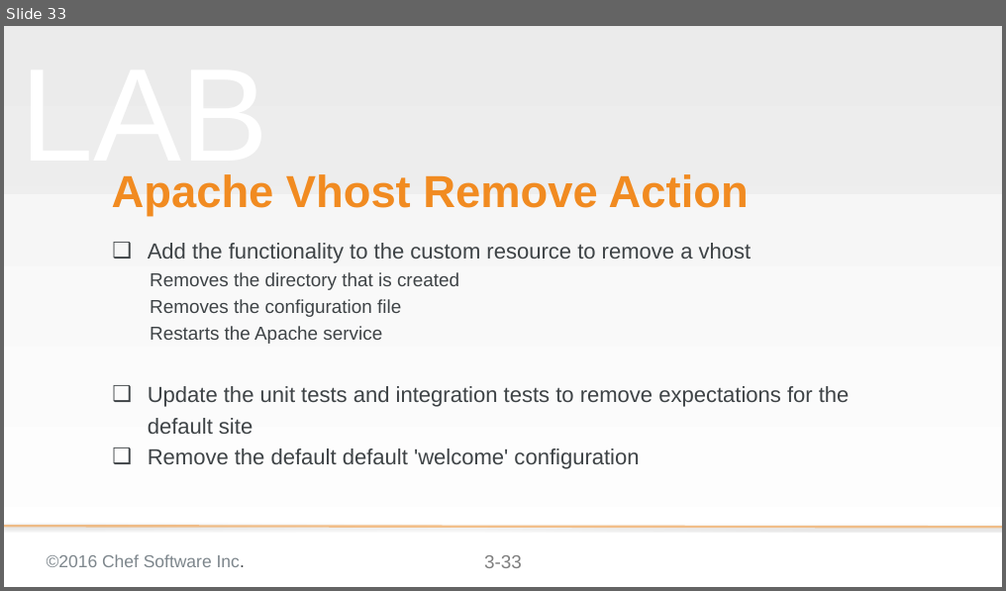
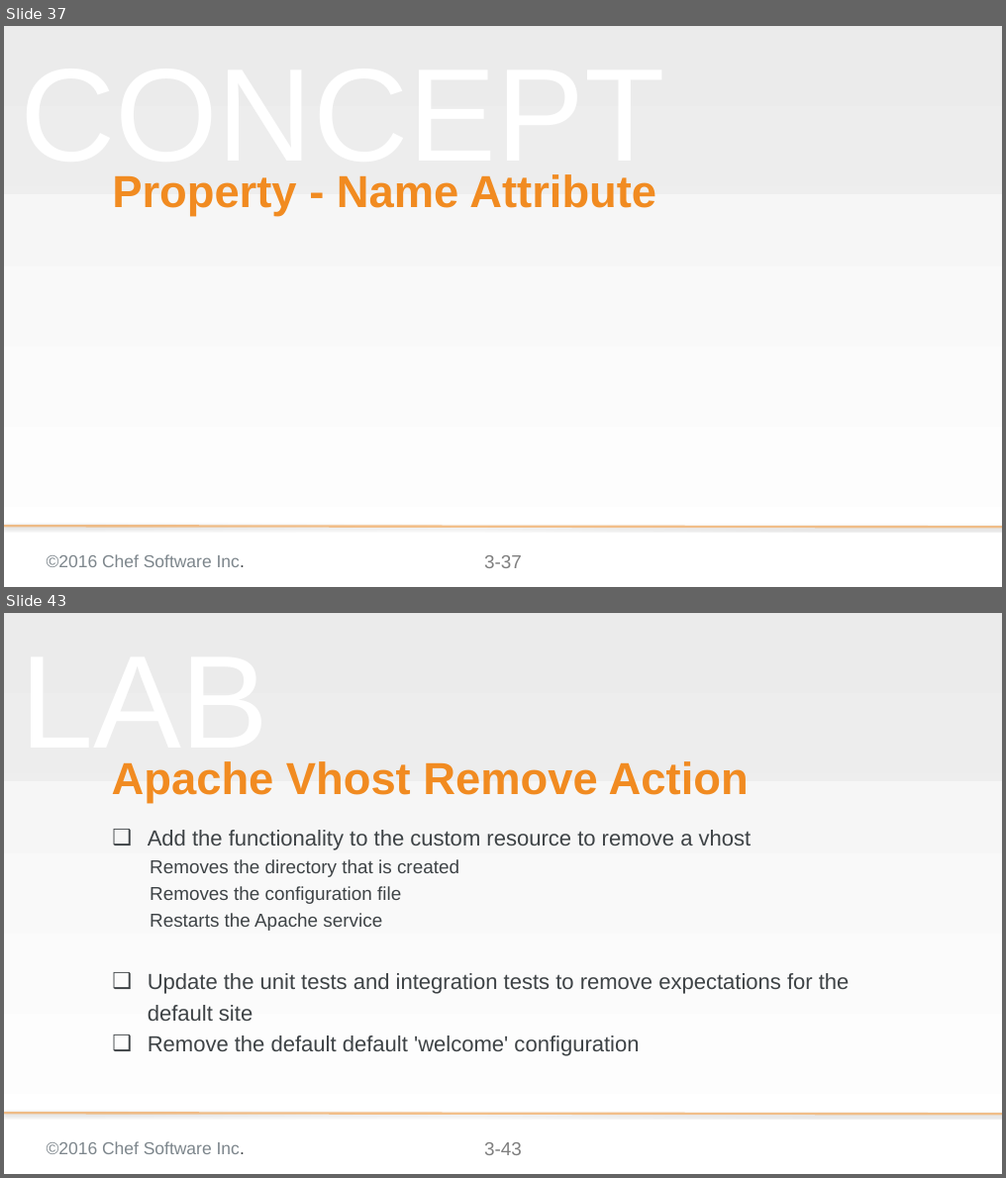
Before and after one commit to chef-training/extending_cookbooks, a slide deck: 03-creating_a_custom_resource-linux.pptx. Shown one above the other, each under a label of ours: slide 33 before the commit, slides 37 and 43 after it; the slides between them are not shown. The pictures are 1006x591 and 1006x1178 pixels, drawn with LibreOffice and Linux fonts; fonts in the diff are those of the drawing; background and template pictures are left out. Boxes give left, top, right and bottom in pixels: in the first picture for what was removed or moved away, otherwise in the second. Text is boxed around its words. In the diff, an @@ line names an element or a change of style, - is before the commit and + after.

Commit message:
Update the Custom Resource
Update the objectives
Add the group activity to create a property for the site name
Add a new activity to create the property for the site port

```diff
--- a/03-creating_a_custom_resource-linux.pptx
+++ b/03-creating_a_custom_resource-linux.pptx
@@ slide 37 added at [4,26,1002,587], background gradient #F2F2F2 to #FFFFFF; not listed: 4 template elements that a slide beside it also shows @@
@@ text added at [20,174,664,184], 169.3 pt, text #F2F2F2 at 50% opacity @@
+CONCEPT
@@ title added at [112,174,656,216], 57.6 pt, text #F18B21, bold @@
+Property - Name Attribute
@@ what was slide 33 is now slide 43 @@
@@ page number at [484,1143,522,1156]: text changed @@
-3-33
+3-43
```
Also in this commit, not shown: 4 slides changed, 9 other slides added.
